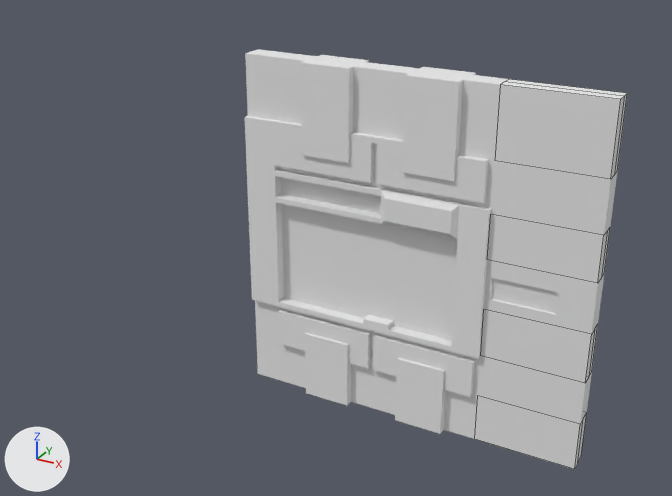
The Blender file Assets/Models/door9.blend: old version first, new version second.
Camera for both pictures: a 50 mm camera at (2.37, -5.41, 3.91) aimed at (-0.66, 0.09, 1.16). The lights are fixed; the arrows at lower left show +X, +Y and +Z. Mesh edges are drawn as thin lines on the coarser meshes.

Objects in the first picture: 'door_bulk3.door', 'door_bulk3.stub'.
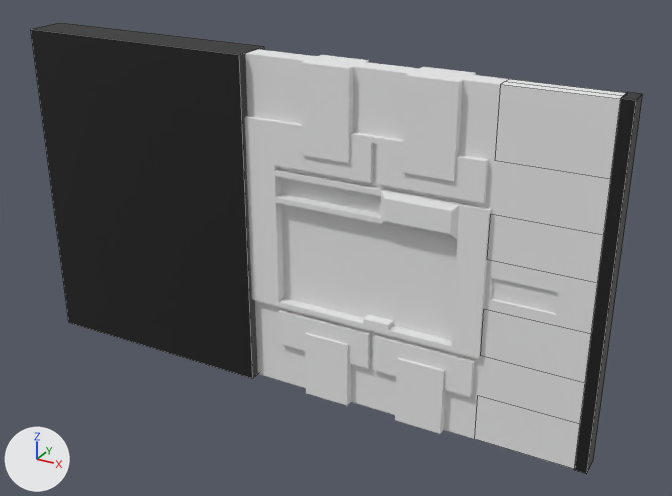
The edits, one by one:
Picture 'door_bulk3.tga' (img_door_bulk3_tga) is new.
Material 'door_bulk3.tga' (mat_door_bulk3_tga) is new.
Its texture is img_door_bulk3_tga.
Mesh me_cube is new.
It consists of a box spanning x -3.22..-1.28, y -0.16..0.16, z 0.0..2.57; a box spanning x 1.28..1.36, y -0.08..0.08, z 0.0..2.57.
It uses material mat_door_bulk3_tga (picture img_door_bulk3_tga).
Object 'door_bulk3.hider' (ob_door_bulk3_hider) is new; it shows me_cube.
Its location is (0.0, 0.0, 0.0).

Location of each change, (x1, y1, x2, y2) in pixels of the pictures (672 x 496 px):
'door_bulk3.hider', added (black)
    after: (31, 23, 643, 474)
